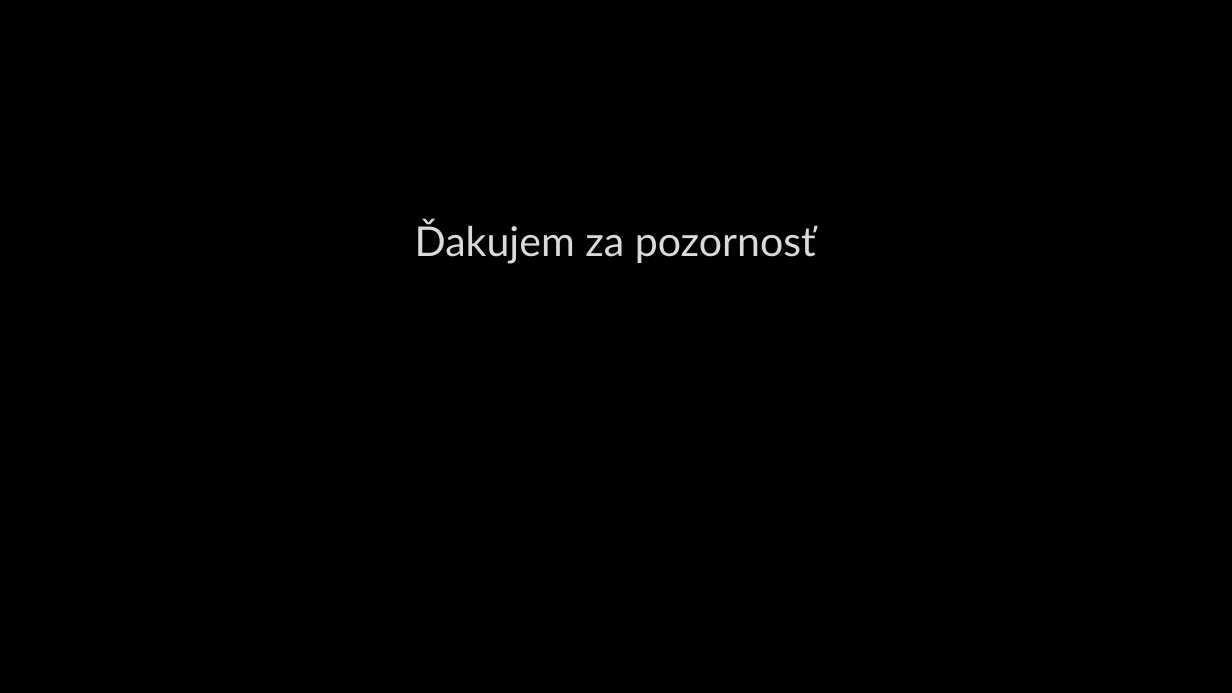
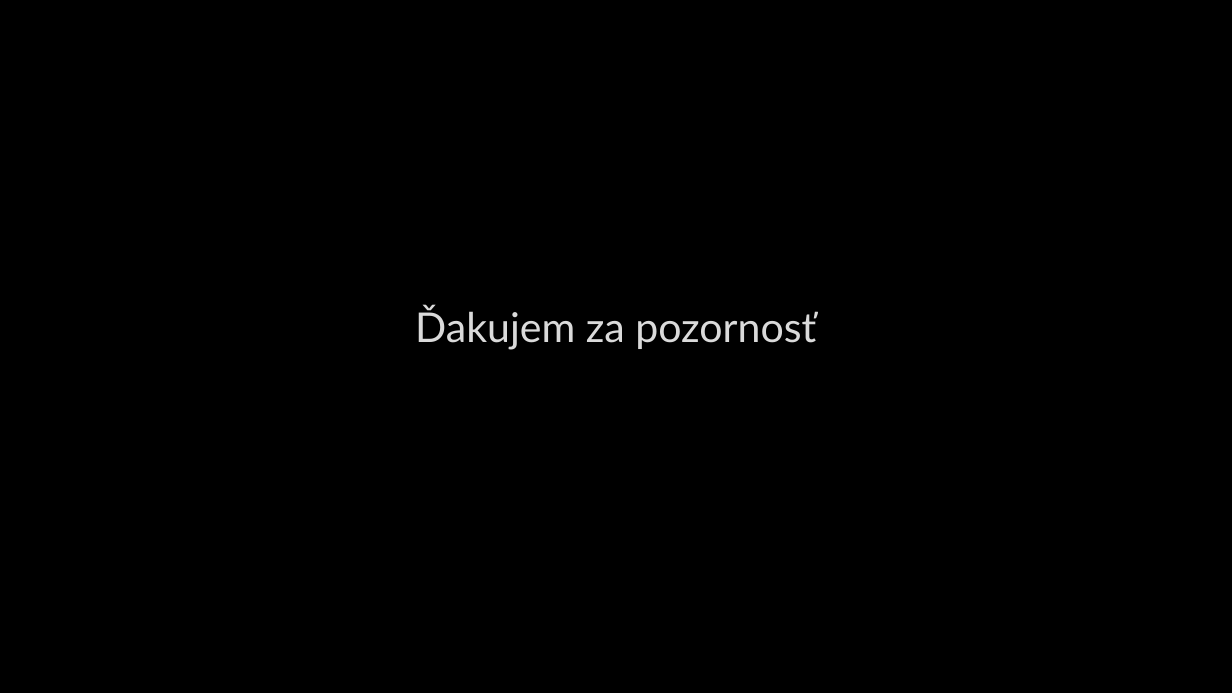
Before and after one commit to NinaKonecna/Archiv, a slide deck: slide 13 of SOČ/Prezentácia/SOČ-prezentacia-TV.pptx (slide 6 before the commit). Drawn at 1232x693 pixels with LibreOffice and Linux fonts; fonts in the diff are those of the drawing; background and template pictures are left out. Boxes give left, top, right and bottom in pixels: in the first picture for what was removed or moved away, otherwise in the second. Text is boxed around its words. In the diff, an @@ line names an element or a change of style, - is before the commit and + after.

```diff
--- a/SOČ/Prezentácia/SOČ-prezentacia-TV.pptx
+++ b/SOČ/Prezentácia/SOČ-prezentacia-TV.pptx
@@ title "Ďakujem za pozornosť": place and size @@
-title "Ďakujem za pozornosť" at [415, 220, 816, 264]
+title "Ďakujem za pozornosť" at [415, 306, 816, 350]
```
Also in this commit, not shown: 1 other slide changed, 10 slides added, 3 slides removed, 2 other files.
